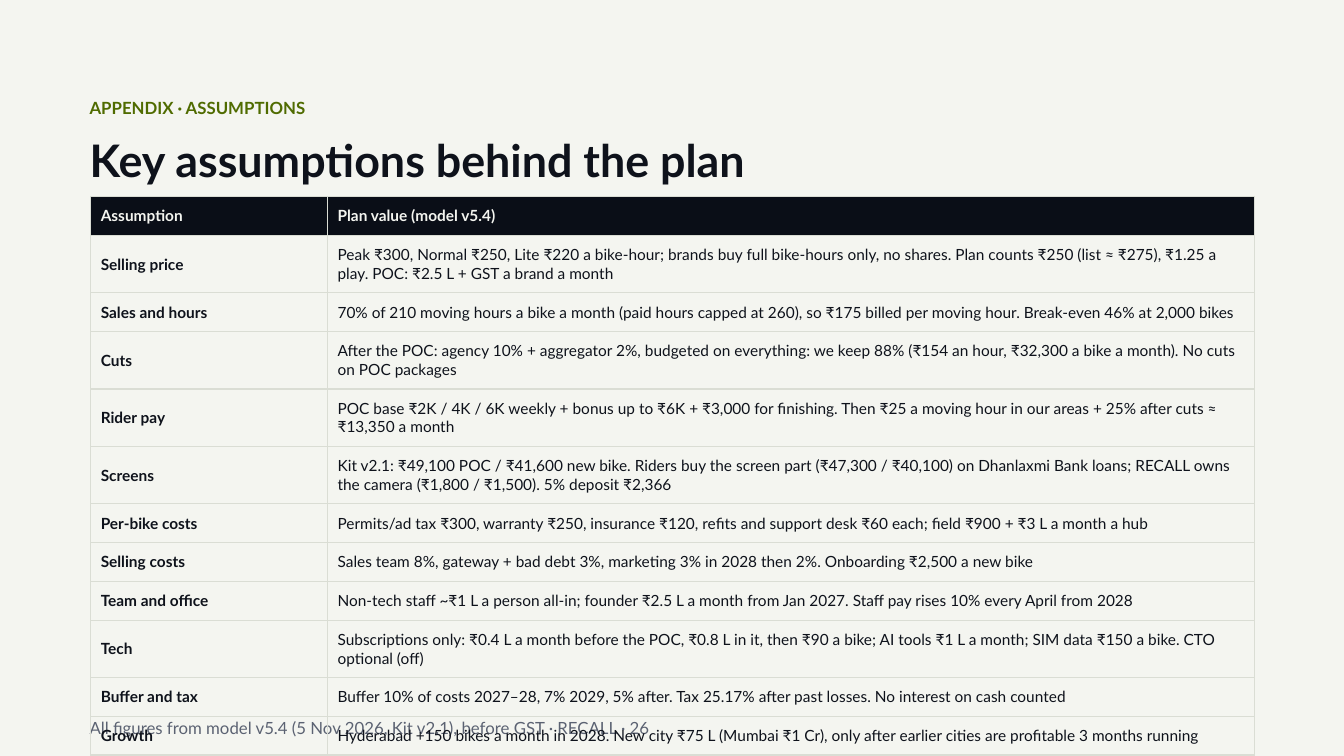
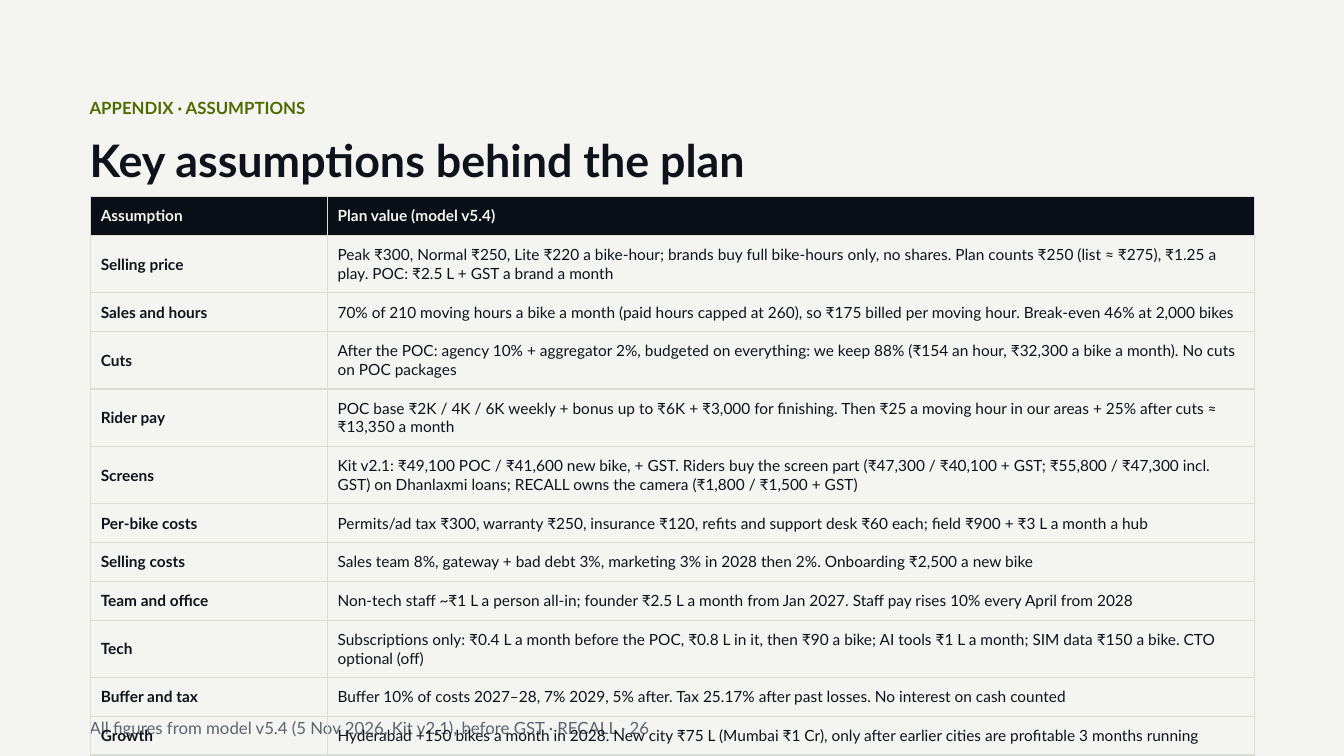
Before and after one commit to Picorus/recall-platform, a slide deck: slide 26 of docs/investor/01_RECALL_Investor_Deck_v5.4.pptx. Drawn at 1344x756 pixels with LibreOffice and Linux fonts; fonts in the diff are those of the drawing. Boxes give left, top, right and bottom in pixels: in the first picture for what was removed or moved away, otherwise in the second. Text is boxed around its words. In the diff, an @@ line names an element or a change of style, - is before the commit and + after.

```diff
--- a/docs/investor/01_RECALL_Investor_Deck_v5.4.pptx
+++ b/docs/investor/01_RECALL_Investor_Deck_v5.4.pptx
@@ table at box(91, 197, 1255, 748) @@
-row 6, column 2: Kit v2.1: ₹49,100 POC / ₹41,600 new bike. Riders buy the screen part (₹47,300 / ₹40,100) on Dhanlaxmi Bank loans; RECALL owns the camera (₹1,800 / ₹1,500). 5% deposit ₹2,366
+row 6, column 2: Kit v2.1: ₹49,100 POC / ₹41,600 new bike, + GST. Riders buy the screen part (₹47,300 / ₹40,100 + GST; ₹55,800 / ₹47,300 incl. GST) on Dhanlaxmi loans; RECALL owns the camera (₹1,800 / ₹1,500 + GST)
```
Also in this commit, not shown: 3 other slides changed, 7 other files.
